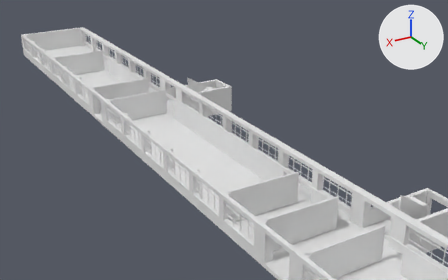
Renders of the OBJ model models/koyo/3dMap_north_1F.obj from each side of a commit.
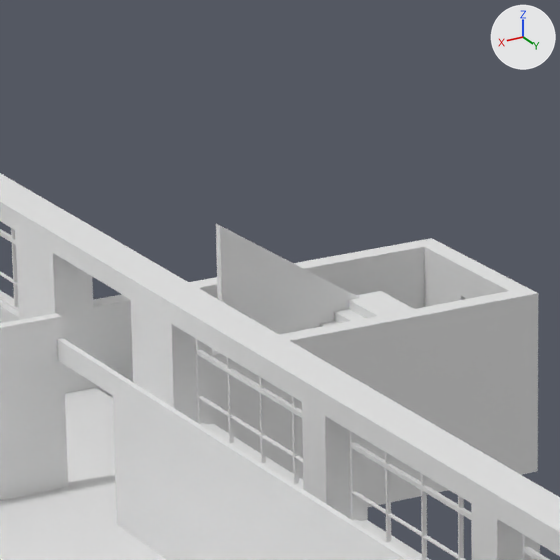
Each version is shown from a 50 mm lens placed at (9.4, 49.1, 30.4), pointed at (-28.8, -14.6, -1.5), then close up on the part from 35% to 52% of the width and 17% to 44% of the height. Arrows for +X, +Y and +Z are at upper right; the lights stay in place. Where no turn or scale is listed for an object, it has been applied to the vertices. Vertices at the same position are counted once.

In view in the first close-up: 'Str_S_1F_立方体.039', 'Str_W_S_1F.001_立方体.006', 'floor_S_1F_Cube.015', 'overWindow_S_1F-2_立方体.252', 'pillar_S_1F-Bridge_立方体.408', 'pillar_S_1F_立方体.170', 'underWindow_S_1F_schoolUnderwindow', 'wall_Hall~Str1F2.001_classWall', 'wall_HomeRoom~HomeRoom.002_classWall_front_5', 'window_S_1F-2_立方体.209'.
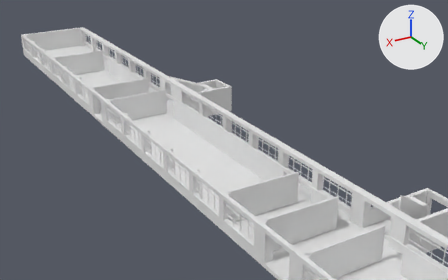
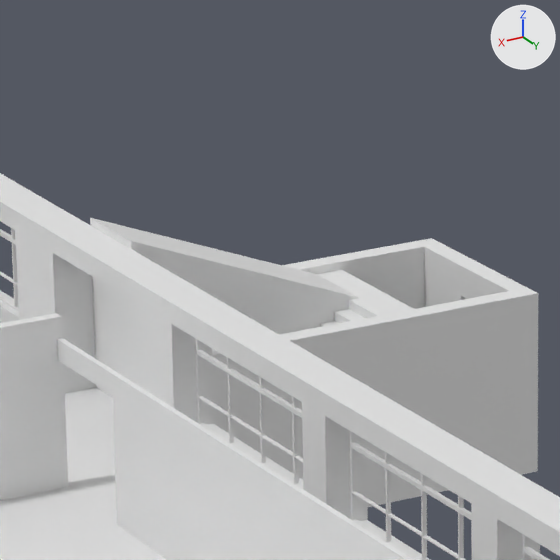
Commit message: モデル更新 - 西特別用階段1F

Edits to the bpy script that builds the scene:
```text
Change me_str_s_1f_立方体_039:
    used by ob_str_s_1f_立方体_039; location = (0.0, 0.0, 0.0)
    remove me_str_s_1f_立方体_039.from_pydata(...)  # 102 vertices, 196 faces; spans x -29.0..-24.0, y -18.5..18.5, z 3.0..6.5
    add me_str_s_1f_立方体_039.from_pydata(...)  # 108 vertices, 208 faces; spans x -29.0..-24.0, y -19.9..18.5, z 3.0..6.5
    me_str_s_1f_立方体_039 part 1
    4 vertices are removed from x -25.7, y -18.5..-18.3, z 3.4..6.5
    24 faces are deleted
    10 vertices are added at x -29.0..-24.0, y -19.9..-18.3, z 3.0..6.5
    36 new faces join them
```

Changed parts and their boxes (x1, y1, x2, y2) in the close-ups (560 x 560 px; the box of a moved part takes in the faces that stretch with it):
'Str_S_1F_立方体.039', reshaped
    before: (216, 224, 414, 335)
    after: (90, 218, 414, 398)
part 1 of me_str_s_1f_立方体_039, moved or reshaped
    before: (216, 224, 359, 325)
    after: (90, 218, 380, 398)
